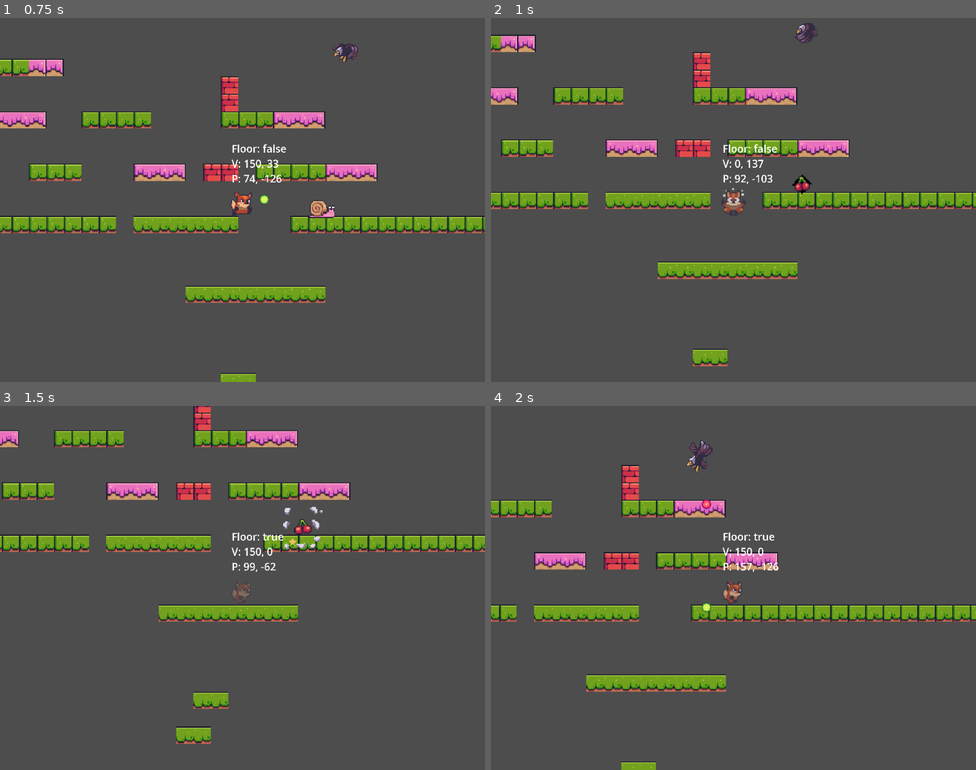
Above: before the commit, frames 1-4 (two rows, left to right).
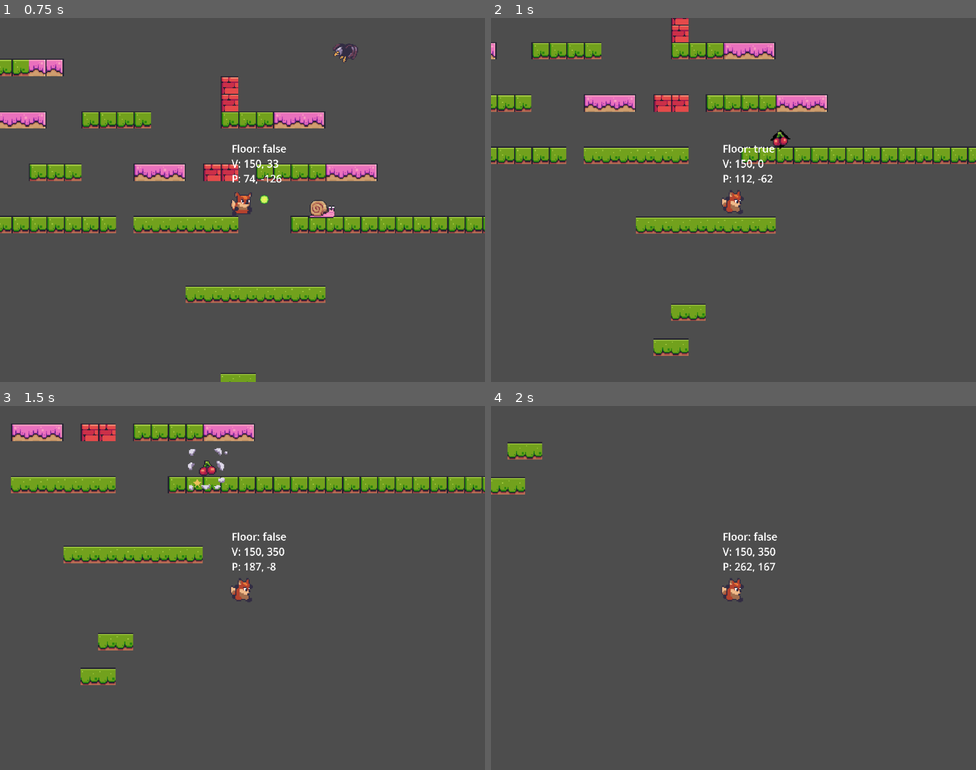
Above: after the commit, the same moments.

Repository: lithiumagic/fplatf
Game: Godot game, scene res://Scenes/LevelBase/level_base.tscn
Same seed, same stepped clock (60 frames per second), same inputs: the game is played once before the commit and once after it. Sound files missing from this copy of the repository are replaced by a short silence.
Inputs:
- Up to frame 1 (0.75 s): hold D (right) from 0.53 s (still down); hold K (shoot) from 0.53 s (still down)
- Up to frame 2 (1 s): keep holding D (right); keep holding K (shoot); tap J (jump) at 0.77 s; tap T (shoot_enemy) at 0.8 s
- Up to frame 3 (1.5 s): keep holding D (right); release K (shoot) at 1.28 s; tap T (shoot_enemy) at 1.35 s
- Up to frame 4 (2 s): keep holding D (right); tap J (jump) at 1.52 s; tap R (shoot_player) at 1.55 s

Frame 1 is identical in both runs. In frame 2, 20% of the frame differs, in the area x 0-100%, y 0-96%; in frame 3, 17%; in frame 4, 11%.

Commit message:
158. hud start

Diff:
--- /dev/null
+++ b/Classes/FoxyUtils.gd
@@ -0,0 +1,5 @@
+class_name FoxyUtils
+
+static func formatted_dt() -> String:
+	var dt = Time.get_datetime_dict_from_system()
+	return "%02d/%02d/%02d/" % [dt.day, dt.month, dt.year]
--- /dev/null
+++ b/Classes/HighScore.gd
@@ -0,0 +1,14 @@
+extends Resource
+
+
+class_name HighScore
+
+
+@export var score: int = 0
+@export var date_scored: String = FoxyUtils.formatted_dt()
+
+
+func _init(_score: int = 0,
+			_date: String = FoxyUtils.formatted_dt()) -> void:
+	score = _score
+	date_scored = _date
--- /dev/null
+++ b/Classes/HighScores.gd
@@ -0,0 +1,34 @@
+extends Resource
+
+
+class_name HighScores
+
+
+const MAX_SCORES: int = 10
+
+
+@export var high_scores: Array[HighScore] = []
+
+
+func _init():
+	sort_scores()
+
+
+func compare_scores(a, b):
+	return a.score > b.score
+
+
+func sort_scores():
+	high_scores.sort_custom(compare_scores)
+
+
+func get_scores_list():
+	return high_scores
+
+
+func add_new_score(score: int):
+	var new_high_score = HighScore.new(score, FoxyUtils.formatted_dt())
+	high_scores.append(new_high_score)
+	sort_scores()
+	if high_scores.size() > MAX_SCORES:
+		high_scores.resize(MAX_SCORES)
--- /dev/null
+++ b/Globals/GameManager.gd
@@ -0,0 +1,56 @@
+
+extends Node
+
+
+const MAIN = preload("res://Scenes/Main/Main.tscn")
+const LEVEL_BASE = preload("res://Scenes/LevelBase/level_base.tscn")
+
+
+const SCORES_PATH = "user://high_scores.tres"
+
+
+var high_scores: HighScores = HighScores.new()
+
+# score to carry over between levels
+var cached_score: int:
+	set (value):
+		cached_score = value
+	get:
+		return cached_score
+
+
+func _input(event: InputEvent) -> void:
+	if Input.is_key_pressed(KEY_Q):
+		get_tree().quit()
+
+
+func _ready() -> void:
+	load_high_scores()
+
+
+func _exit_tree():
+	save_high_scores()
+
+
+func load_main():
+	get_tree().change_scene_to_packed(MAIN)
+
+
+func load_next_level():
+	get_tree().change_scene_to_packed(LEVEL_BASE)
+
+
+func load_high_scores():
+	if ResourceLoader.exists(SCORES_PATH):
+		high_scores = load(SCORES_PATH)
+
+
+func save_high_scores():
+	ResourceSaver.save(high_scores, SCORES_PATH)
+
+
+# try this each time game is over / level complete
+func try_add_new_score(score: int):
+	high_scores.add_new_score(score)
+	save_high_scores()
+	cached_score = score
--- /dev/null
+++ b/Resources/GameManager.gd
@@ -0,0 +1,56 @@
+
+extends Node
+
+
+const MAIN = preload("res://Scenes/Main/Main.tscn")
+const LEVEL_BASE = preload("res://Scenes/LevelBase/LevelBase.tscn")
+
+
+const SCORES_PATH = "user://high_scores.tres"
+
+
+var high_scores: HighScores = HighScores.new()
+
+# score to carry over between levels
+var cached_score: int:
+	set (value):
+		cached_score = value
+	get:
+		return cached_score
+
+
+func _input(event: InputEvent) -> void:
+	if Input.is_key_pressed(KEY_Q):
+		get_tree().quit()
+
+
+func _ready() -> void:
+	load_high_scores()
+
+
+func _exit_tree():
+	save_high_scores()
+
+
+func load_main():
+	get_tree().change_scene_to_packed(MAIN)
+
+
+func load_next_level():
+	get_tree().change_scene_to_packed(LEVEL_BASE)
+
+
+func load_high_scores():
+	if ResourceLoader.exists(SCORES_PATH):
+		high_scores = load(SCORES_PATH)
+
+
+func save_high_scores():
+	ResourceSaver.save(high_scores, SCORES_PATH)
+
+
+# try this each time game is over / level complete
+func try_add_new_score(score: int):
+	high_scores.add_new_score(score)
+	save_high_scores()
+	cached_score = score
--- a/Scenes/LevelBase/level_base.gd
+++ b/Scenes/LevelBase/level_base.gd
@@ -8,21 +8,5 @@
 func _unhandled_input(event: InputEvent) -> void:
 	if Input.is_action_just_pressed("shoot_enemy"):
 		pass
-
-
-# Called when the node enters the scene tree for the first time.
-func _ready() -> void:
-	_player_ref = get_tree().get_first_node_in_group(Constants.PLAYER_GROUP)
-
-
-# Called every frame. 'delta' is the elapsed time since the previous frame.
-func _process(delta: float) -> void:
-	if Input.is_action_just_pressed("shoot_enemy"):
-		var e_bullet = EnemyBullet.instantiate()  # Instantiates the scene
-		add_child(e_bullet)                   # Adds it to the current scene tree
-		e_bullet.position = _player_ref.position
-
-	if Input.is_action_just_pressed("shoot_player"):
-		var p_bullet = PlayerBullet.instantiate()  # Instantiates the scene
-		add_child(p_bullet)                   # Adds it to the current scene tree
-		p_bullet.position = _player_ref.position
+	elif event.is_action_pressed("quit"):
+		GameManager.load_main()
--- /dev/null
+++ b/Scenes/Main/main.gd
@@ -0,0 +1,11 @@
+extends Control
+
+
+func _unhandled_input(event: InputEvent) -> void:
+	if event.is_action_pressed("shoot"):
+		GameManager.load_next_level()
+
+
+# Called when the node enters the scene tree for the first time.
+func _ready() -> void:
+	pass # Replace with function body.
--- a/Scenes/Main/main.tscn
+++ b/Scenes/Main/main.tscn
@@ -1,6 +1,7 @@
-[gd_scene load_steps=5 format=3 uid="uid://bngnfw53fnjmv"]
+[gd_scene load_steps=6 format=3 uid="uid://bngnfw53fnjmv"]
 
 [ext_resource type="Texture2D" uid="uid://dri8qv7qwdu3c" path="res://assets/backgrounds/game_background_3/game_background_3.1.png" id="1_1r6ip"]
+[ext_resource type="Script" uid="uid://xuefided3tro" path="res://Scenes/Main/main.gd" id="1_5yls4"]
 [ext_resource type="FontFile" uid="uid://doohj8hghvt3a" path="res://assets/fonts/LuckiestGuy-Regular.ttf" id="2_lixft"]
 [ext_resource type="AudioStream" uid="uid://cmfgr8avfftw4" path="res://assets/sound/Farm Frolics.ogg" id="3_qw60k"]
 
@@ -19,6 +20,7 @@
 anchor_bottom = 1.0
 grow_horizontal = 2
 grow_vertical = 2
+script = ExtResource("1_5yls4")
 
 [node name="TextureRect" type="TextureRect" parent="."]
 layout_mode = 1
--- a/project.godot
+++ b/project.godot
@@ -18,6 +18,7 @@
 [autoload]
 
 SignalHub="*res://Globals/SignalHub.gd"
+GameManager="*res://Globals/GameManager.gd"
 
 [display]
 
@@ -72,6 +73,11 @@
 "events": [Object(InputEventKey,"resource_local_to_scene":false,"resource_name":"","device":-1,"window_id":0,"alt_press …(192 unchanged characters)…
 ]
 }
+quit={
+"deadzone": 0.2,
+"events": [Object(InputEventKey,"resource_local_to_scene":false,"resource_name":"","device":-1,"window_id":0,"alt_pressed":false,"shift_pressed":false,"ctrl_pressed":false,"meta_pressed":false,"pressed":false,"keycode":0,"physical_keycode":4194305,"key_label":0,"unicode":0,"location":0,"echo":false,"script":null)
+]
+}
 
 [layer_names]
 
Not shown, added: Classes/FoxyUtils.gd.uid
Not shown, added: Classes/HighScore.gd.uid
Not shown, added: Classes/HighScores.gd.uid
Not shown, added: Globals/GameManager.gd.uid
Not shown, added: Resources/GameManager.gd.uid
Not shown, added: Scenes/Main/main.gd.uid
